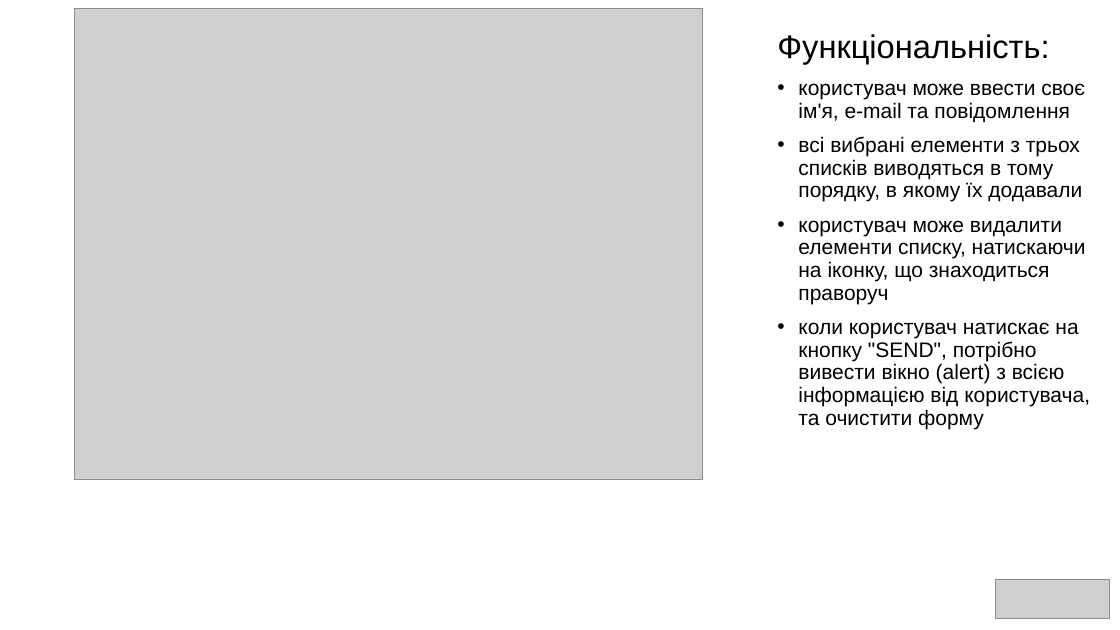
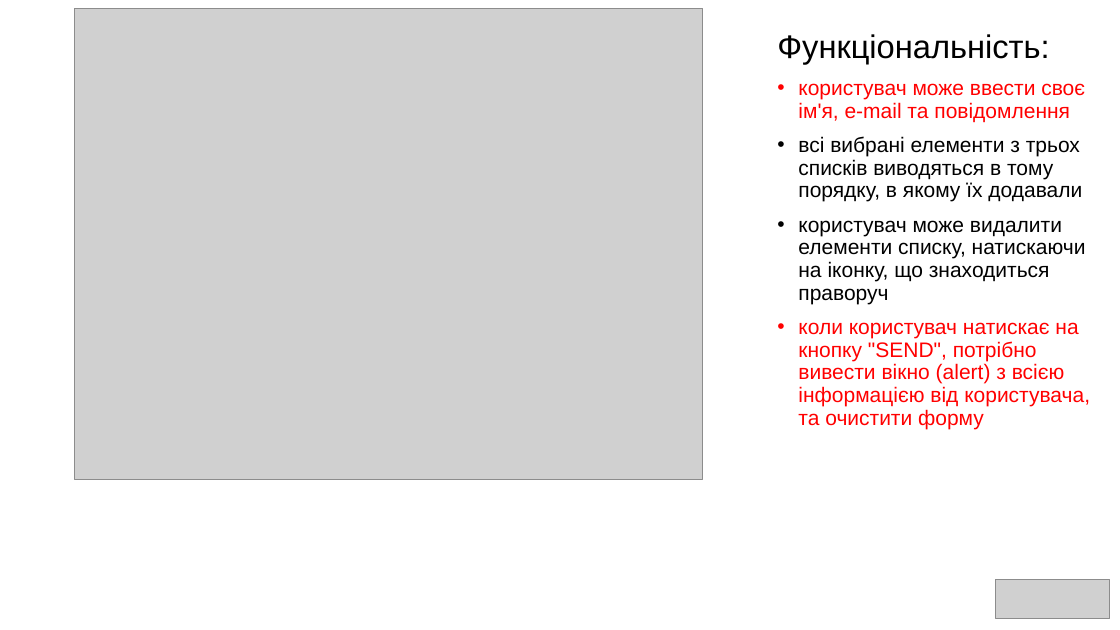
Before and after one commit to YanusyaZubritska/layout-css, a slide deck: slide 6 of Task/Practical-Task.pptx. Drawn at 1120x630 pixels with LibreOffice and Linux fonts; fonts in the diff are those of the drawing; grey boxes stand for pictures. Boxes give left, top, right and bottom in pixels: in the first picture for what was removed or moved away, otherwise in the second. Text is boxed around its words. In the diff, an @@ line names an element or a change of style, - is before the commit and + after.

```diff
--- a/Task/Practical-Task.pptx
+++ b/Task/Practical-Task.pptx
@@ text at <box>798,83,1090,429</box>: text colour #000000 to #FF0000 in "користувач може ввести своє ім'я, e-mail та ...", "коли користувач натискає на кнопку "SEND", потрібно ..." @@
```
Also in this commit, not shown: 1 other slide changed, 9 other files.
